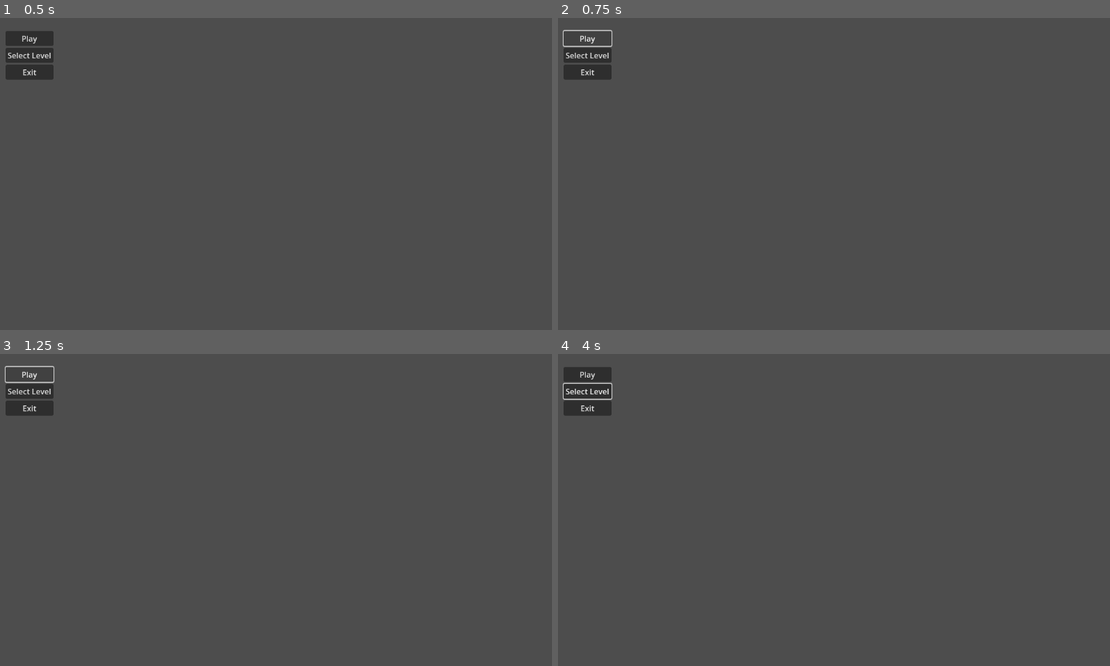
Above: before the commit, frames 1-4 (two rows, left to right).
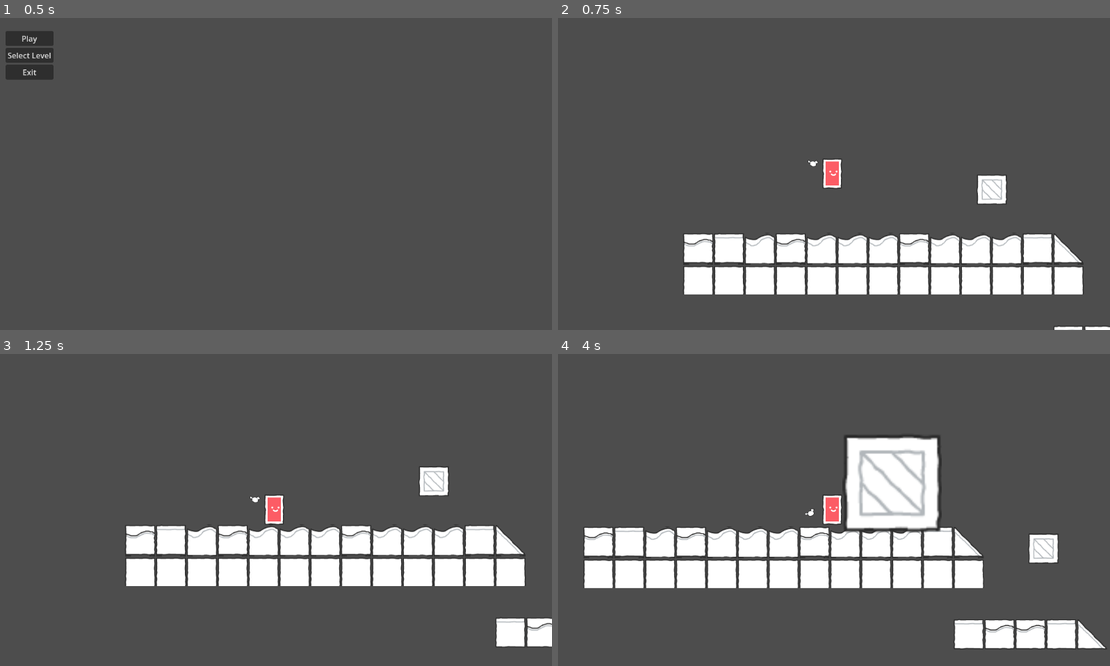
Above: after the commit, the same moments.

Repository: a-cerda/gmtk2024
Game: Godot game, scene res://levels/main_menu.tscn
Two runs of this game, one before a commit and one after it. Both use one fixed random seed, a clock stepped at 60 frames per second and the inputs below. This scene is started directly instead of the project's main scene. Sound files missing from this copy of the repository are replaced by a short silence.
Inputs (mouse positions are in pixels of both pictures, inside the frame that each line leads up to):
- Up to frame 1 (0.5 s): no input
- Up to frame 2 (0.75 s): click "Play" at 0.5 s
- Up to frame 3 (1.25 s): no input
- Up to frame 4 (4 s): click (585, 375) at 1.25 s, where only the run before the commit has a clickable "Play"; click (585, 391) at 2 s, where only the run before the commit has a clickable "Select Level"; tap Enter at 2.75 s; move the mouse to (955, 494) at 2.77 s; press the mouse at (955, 494) at 2.78 s; hold Right (right) from 2.78 s (still down); tap Space (jump) at 3.02, 3.77 s; move the mouse to (723, 525) at 3.52 s; release the mouse at (723, 525) at 3.53 s; right-click (723, 525) at 3.6 s

Frame 1 is identical in both runs. In frame 2, 14% of the frame differs, in the area x 0-100%, y 3-100%; in frame 3, 15%; in frame 4, 21%, in the area x 0-100%, y 4-95%.

Commit message:
fixed main play button

Diff:
--- a/levels/test_level.tscn
+++ b/levels/test_level.tscn
@@ -1,8 +1,9 @@
-[gd_scene load_steps=4 format=4 uid="uid://b8188jt64g5se"]
+[gd_scene load_steps=5 format=4 uid="uid://b8188jt64g5se"]
 
 [ext_resource type="PackedScene" uid="uid://crim0kxnxdiq5" path="res://scenes/player.tscn" id="1_8jmgf"]
 [ext_resource type="PackedScene" uid="uid://woufd2sldqs5" path="res://scenes/terrain.tscn" id="2_mi7b4"]
 [ext_resource type="PackedScene" uid="uid://8gm3x82phuj2" path="res://scenes/resizable_crate.tscn" id="3_xj6c1"]
+[ext_resource type="PackedScene" uid="uid://dqxtb4vhu4j8m" path="res://scenes/respawn_box.tscn" id="4_lntjx"]
 
 [node name="TestLevel" type="Node2D"]
 
@@ -17,3 +18,7 @@
 
 [node name="ResizableCrate2" parent="." instance=ExtResource("3_xj6c1")]
 position = Vector2(1019, 302)
+
+[node name="RespawnBox" parent="." instance=ExtResource("4_lntjx")]
+position = Vector2(-39, -51)
+scale = Vector2(29.8633, 26.7273)
--- a/main_menu.gd
+++ b/main_menu.gd
@@ -5,7 +5,7 @@
 
 func _on_play_pressed() -> void:
 	#TODO: Cambiar a la escena final esta función cuando se haya decidido
-	get_tree().change_scene_to_file("res://test_level.tscn")
+	get_tree().change_scene_to_file("res://levels/test_level.tscn")
 
 
 
--- a/project.godot
+++ b/project.godot
@@ -14,6 +14,10 @@
 run/main_scene="res://scenes/gun.tscn"
 config/features=PackedStringArray("4.3", "GL Compatibility")
 config/icon="res://icon.svg"
+
+[global_group]
+
+Colliders=""
 
 [input]
 
--- a/scenes/gun.tscn
+++ b/scenes/gun.tscn
@@ -24,6 +24,7 @@
 [node name="BeamRayCast" type="RayCast2D" parent="GunPivot/Pistol/BeamOrigin"]
 z_index = -1
 target_position = Vector2(10, 0)
+collision_mask = 9
 script = ExtResource("3_7i4dd")
 
 [node name="Ray" type="AudioStreamPlayer2D" parent="GunPivot/Pistol/BeamOrigin/BeamRayCast"]
--- a/scenes/resizable_crate.gd
+++ b/scenes/resizable_crate.gd
@@ -2,18 +2,27 @@
 
 var growing = false
 var shrinking = false
+const MAX_SIZE = Vector2(300, 300)
 
 func grow():
 	var overlaps = %DetectionArea.get_overlapping_bodies()
 	var hits_terrain: bool = false
 	for body in overlaps:
-		#print(body)
 		if body is TileMapLayer:
 			hits_terrain = true
 	if not hits_terrain:
+		#get_tree().get_first_node_in_group("Colliders")
 		transform = transform.scaled_local(Vector2(1.05, 1.05))
 		growing = true
 
 func shrink():
 	transform = transform.scaled_local(Vector2(0.95, 0.95))
 	shrinking = true
+
+
+func _on_detection_area_body_entered(body: Node2D) -> void:
+	pass
+	#if body.has_method("respawn"):
+		#body.apply_floor_snap()
+		#if body.global_position.y + body.transfo > self.global_position.y:
+			#body.global_position.y += self.position.y
--- a/scenes/resizable_crate.tscn
+++ b/scenes/resizable_crate.tscn
@@ -4,7 +4,7 @@
 [ext_resource type="Texture2D" uid="uid://iro31editsph" path="res://sprites/tile_crateDiagonal.png" id="2_dbcls"]
 
 [sub_resource type="RectangleShape2D" id="RectangleShape2D_tscud"]
-size = Vector2(60, 60)
+size = Vector2(64, 62)
 
 [sub_resource type="RectangleShape2D" id="RectangleShape2D_vc5vx"]
 size = Vector2(62, 60)
@@ -15,7 +15,7 @@
 [node name="Crate" type="Sprite2D" parent="."]
 texture = ExtResource("2_dbcls")
 
-[node name="CollisionShape2D" type="CollisionShape2D" parent="."]
+[node name="CollisionShape2D" type="CollisionShape2D" parent="." groups=["Colliders"]]
 shape = SubResource("RectangleShape2D_tscud")
 
 [node name="DetectionArea" type="Area2D" parent="."]
@@ -25,5 +25,4 @@
 shape = SubResource("RectangleShape2D_vc5vx")
 debug_color = Color(0.8532, 0.294741, 0.575162, 0.42)
 
-[connection signal="mouse_entered" from="." to="." method="_on_mouse_entered"]
-[connection signal="mouse_exited" from="." to="." method="_on_mouse_exited"]
+[connection signal="body_entered" from="DetectionArea" to="." method="_on_detection_area_body_entered"]
